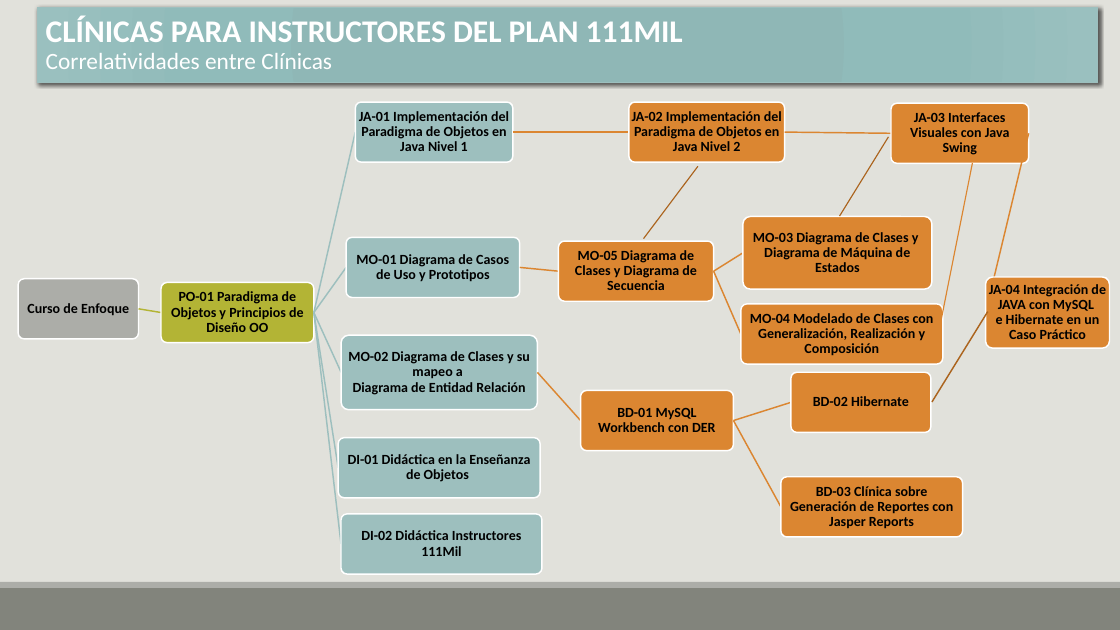
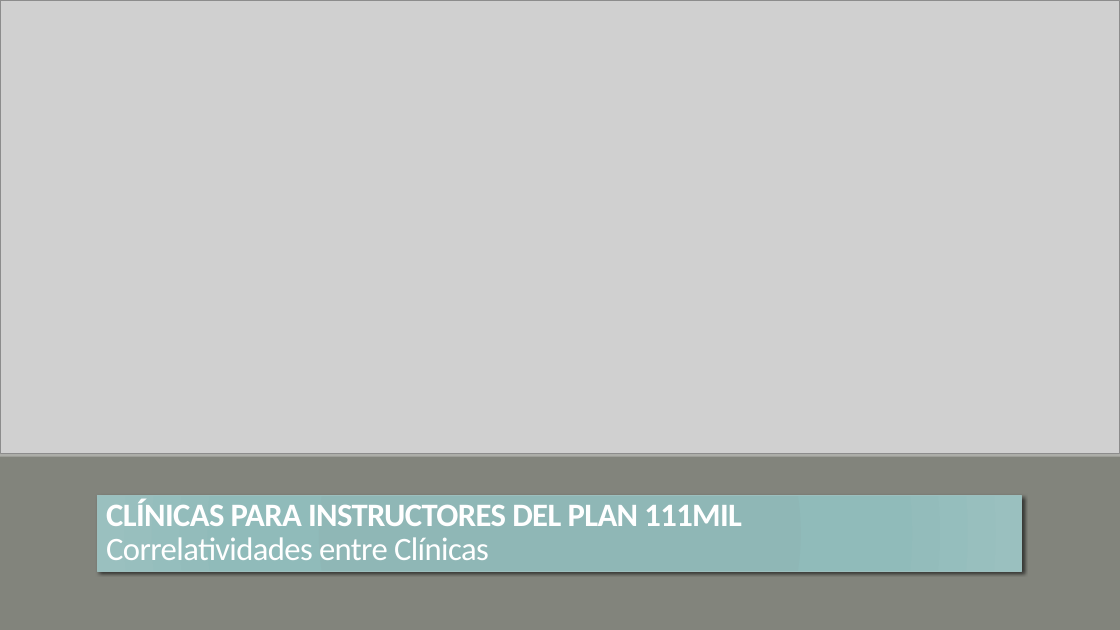
Before and after one commit to 111milprogramadores/clinicas-para-instructores, a slide deck: slide 27 of 111 MIL Cronograma de Formaciones 2018.pptx (slide 24 before the commit). Drawn at 1120x630 pixels with LibreOffice and Linux fonts; fonts in the diff are those of the drawing; grey boxes stand for pictures. Boxes give left, top, right and bottom in pixels: in the first picture for what was removed or moved away, otherwise in the second. Text is boxed around its words. In the diff, an @@ line names an element or a change of style, - is before the commit and + after.

Commit message:
Actualización de fechas de clínicas

```diff
--- a/111 MIL Cronograma de Formaciones 2018.pptx
+++ b/111 MIL Cronograma de Formaciones 2018.pptx
@@ picture added at (x1=0, y1=0, x2=1120, y2=454) @@
@@ line removed from (889, 137) to (840, 216) @@
@@ line removed from (644, 239) to (698, 166) @@
@@ line removed from (941, 323) to (973, 163) @@
@@ line removed from (932, 402) to (988, 312) @@
@@ rectangle added at (x1=0, y1=455, x2=1120, y2=630), fill #82847C @@
@@ rectangle added at (x1=0, y1=451, x2=1120, y2=457), fill #ACADA8 @@
@@ rectangle "CLÍNICAS PARA INSTRUCTORES DEL PLAN ..." resized from (x1=37, y1=8, x2=1097, y2=83) to (x1=97, y1=496, x2=1022, y2=571) @@
@@ rectangle "CLÍNICAS PARA INSTRUCTORES DEL PLAN ..." at (x1=97, y1=496, x2=1022, y2=571): size 27 to 28 pt in "CLÍNICAS PARA INSTRUCTORES DEL PLAN 111MIL"; size 20 to 28 pt in "Correlatividades entre Clínicas"; letter spacing 0 to -0.5 pt; line spacing 0.9 to 0.85; more space between paragraphs; vertical alignment middle to bottom @@
@@ group removed at (x1=18, y1=102, x2=1110, y2=575): 16 rounded rectangles, 16 texts, 15 freeform shapes @@
-Curso de Enfoque
-PO-01 Paradigma de Objetos y Principios de Diseño OO
-JA-01 Implementación del Paradigma de Objetos en Java Nivel 1
-JA-02 Implementación del Paradigma de Objetos en Java Nivel 2
-JA-03 Interfaces Visuales con Java Swing
-JA-04 Integración de JAVA con MySQL
-e Hibernate en un Caso Práctico
-MO-01 Diagrama de Casos de Uso y Prototipos
-MO-05 Diagrama de Clases y Diagrama de Secuencia
-MO-03 Diagrama de Clases y
-Diagrama de Máquina de Estados
-MO-04 Modelado de Clases con Generalización, Realización y Composición
-MO-02 Diagrama de Clases y su mapeo a
-Diagrama de Entidad Relación
-BD-01 MySQL Workbench con DER
-BD-02 Hibernate
-BD-03 Clínica sobre Generación de Reportes con Jasper Reports
-DI-01 Didáctica en la Enseñanza de Objetos
-DI-02 Didáctica Instructores 111Mil
@@ rectangle removed at (x1=0, y1=588, x2=1120, y2=630) @@
@@ rectangle removed at (x1=0, y1=582, x2=1120, y2=588) @@
@@ rectangle added at (x1=0, y1=588, x2=1120, y2=630), fill #82847C @@
@@ rectangle added at (x1=0, y1=582, x2=1120, y2=588), fill #ACADA8 @@
```
Also in this commit, not shown: 3 other slides changed, 5 slides added.
